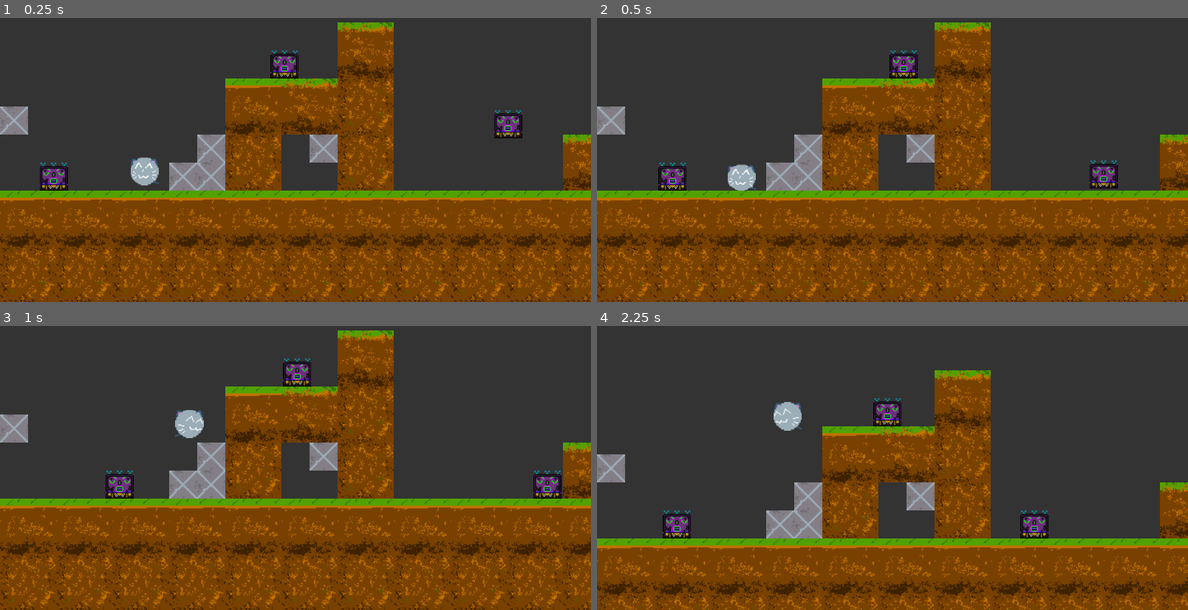
Above: before the commit, frames 1-4 (two rows, left to right).
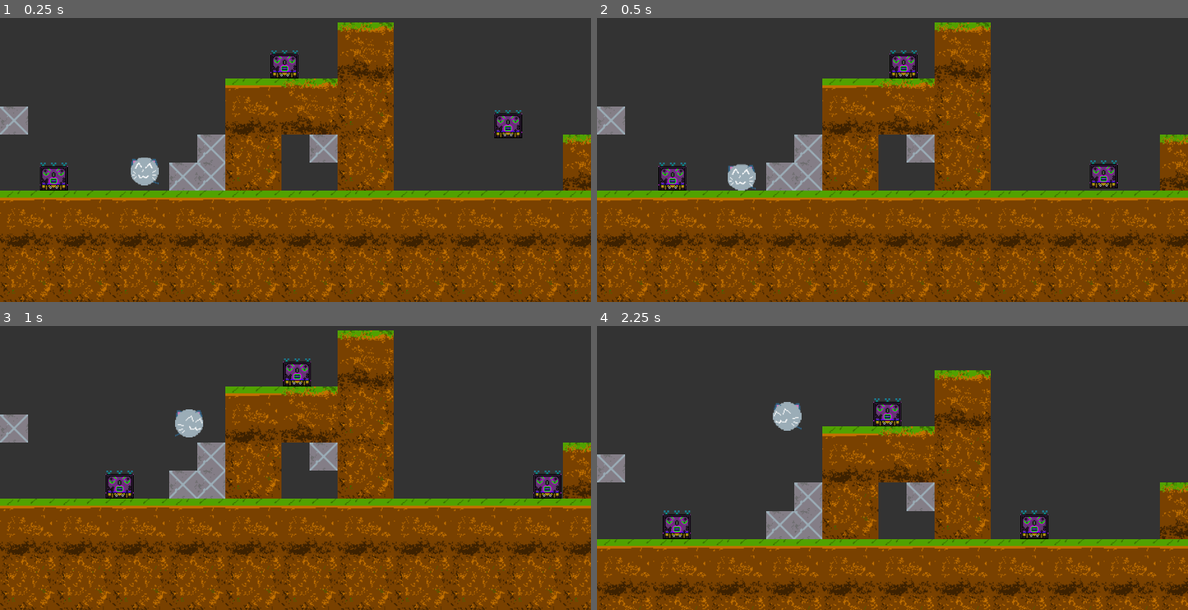
Above: after the commit, the same moments.

Repository: EliasVincent/catformer-simple-godot-platformer
Game: Godot game, scene res://Level1.tscn
Two runs of this game, one before a commit and one after it. Both use one fixed random seed, a clock stepped at 60 frames per second and the inputs below.
Inputs:
- Up to frame 1 (0.25 s): no input
- Up to frame 2 (0.5 s): no input
- Up to frame 3 (1 s): hold D (right) from 0.53 s (still down); tap Up (jump) at 0.77 s
- Up to frame 4 (2.25 s): tap Up (jump) at 1.52 s; release D (right) at 2.03 s; hold Left (left) from 2.03 s (still down)

Frame 1 is identical in both runs. In frame 2, less than 0.1% of the frame differs, in the area x 22-27%, y 51-61%; in frame 3, less than 0.1%; in frame 4, 3.6%, in the area x 0-100%, y 16-100%.

Commit message:
Area2D on enemy, still not really working tho

Diff:
--- a/BlockCat.tscn
+++ b/BlockCat.tscn
@@ -4,7 +4,7 @@
 [ext_resource path="res://BlockCat.gd" type="Script" id=2]
 
 [sub_resource type="RectangleShape2D" id=1]
-extents = Vector2( 15.9452, 15.9146 )
+extents = Vector2( 16.3209, 16.3494 )
 
 [node name="BlockCat" type="KinematicBody2D"]
 script = ExtResource( 2 )
@@ -19,9 +19,4 @@
 
 [node name="CollisionShape2D" type="CollisionShape2D" parent="."]
 shape = SubResource( 1 )
-
-[node name="RayCast2D" type="RayCast2D" parent="."]
-position = Vector2( 0, 1 )
-scale = Vector2( 17, 1 )
-enabled = true
-cast_to = Vector2( 0, 18 )
+one_way_collision_margin = 0.0
--- a/Enemy1.gd
+++ b/Enemy1.gd
@@ -1,5 +1,6 @@
 extends KinematicBody2D
 
+var area = Area2D
 var velocity = Vector2()
 const SPEED = 100
 const GRAVITY = 10
@@ -10,6 +11,9 @@
 var direction = 1
 
 var is_dead = false
+
+func _ready():
+	area.connect("body_entered", self, "_on_Area2D_body_entered")
 
 func dead():
 	is_dead = true
@@ -40,5 +44,11 @@
 		direction = direction * -1 # the same thing above, when it's "not colliding"
 		$RayCast2D.position.x *= -1
 
-	if $RayCast_Top.is_colliding():
-		queue_free()
+	#if $RayCast_Top.is_colliding():
+		#queue_free()
+
+
+
+func _on_Area2D_body_entered(body):
+	if (body.get_name() == "BlockCat"):
+		print("A")
--- a/Enemy1.tscn
+++ b/Enemy1.tscn
@@ -1,10 +1,13 @@
-[gd_scene load_steps=4 format=2]
+[gd_scene load_steps=5 format=2]
 
 [ext_resource path="res://sprites/enemy2.png" type="Texture" id=1]
 [ext_resource path="res://Enemy1.gd" type="Script" id=2]
 
 [sub_resource type="RectangleShape2D" id=1]
 extents = Vector2( 16, 16 )
+
+[sub_resource type="RectangleShape2D" id=2]
+extents = Vector2( 17.8476, 1.4357 )
 
 [node name="Enemy1" type="KinematicBody2D"]
 script = ExtResource( 2 )
@@ -21,7 +24,15 @@
 cast_to = Vector2( 0, 18 )
 
 [node name="RayCast_Top" type="RayCast2D" parent="."]
+visible = false
 rotation = 3.14159
 scale = Vector2( 17, 1.2 )
 enabled = true
 cast_to = Vector2( 0, 18 )
+
+[node name="Area2D" type="Area2D" parent="."]
+
+[node name="CollisionShape2D" type="CollisionShape2D" parent="Area2D"]
+position = Vector2( 0, -16 )
+shape = SubResource( 2 )
+[connection signal="body_entered" from="Area2D" to="." method="_on_Area2D_body_entered"]
--- a/Level1.tscn
+++ b/Level1.tscn
@@ -109,6 +109,16 @@
 ] instance=ExtResource( 5 )]
 position = Vector2( 576, 32 )
 
+[node name="Enemy4" parent="." groups=[
+"enemies",
+] instance=ExtResource( 5 )]
+position = Vector2( 746, 90.9999 )
+
+[node name="Enemy5" parent="." groups=[
+"enemies",
+] instance=ExtResource( 5 )]
+position = Vector2( 1318, 91.9999 )
+
 [node name="Unsichtbare Wand" type="StaticBody2D" parent="."]
 position = Vector2( -7.6817, -1.39668 )
 __meta__ = {
